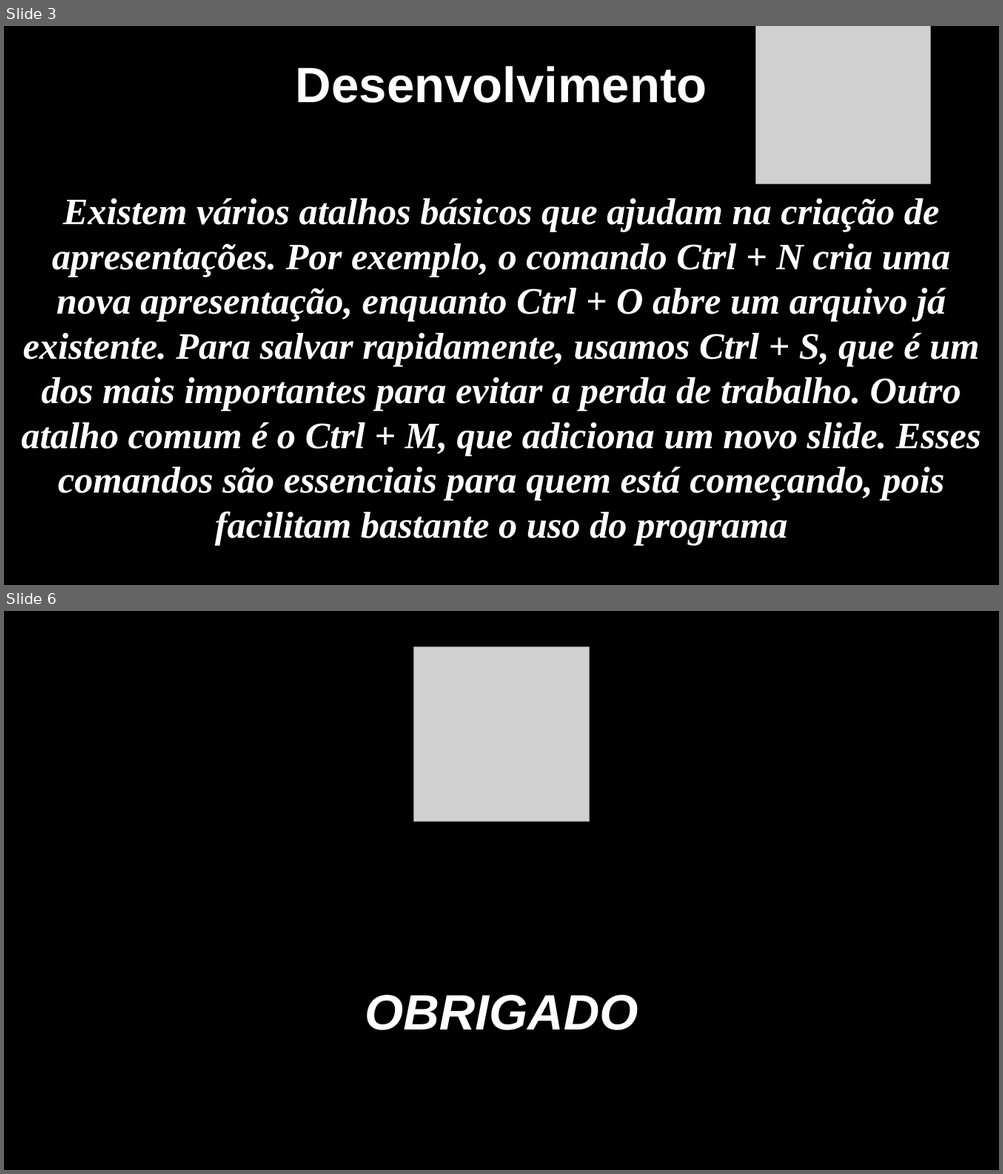
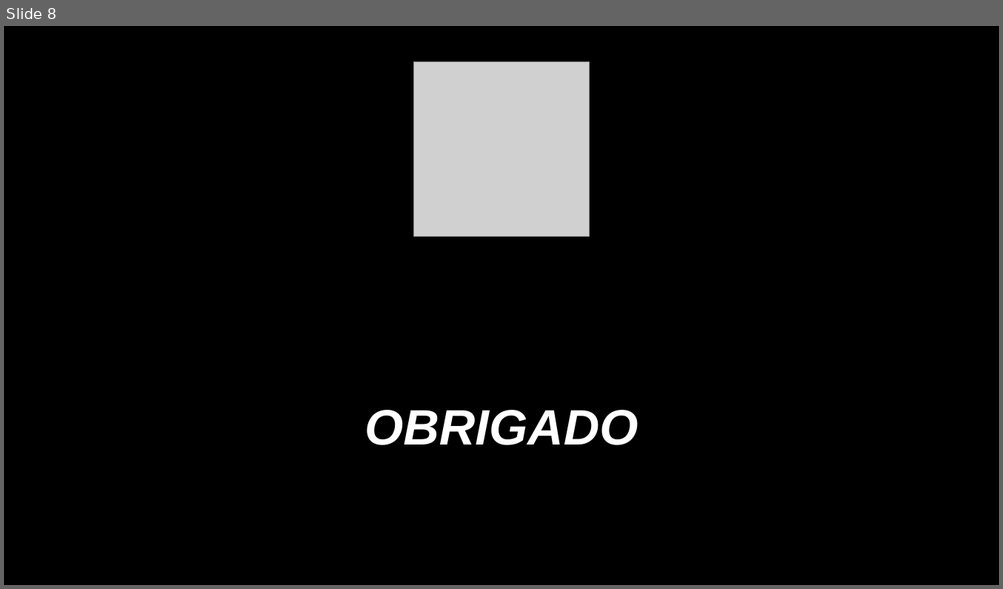
Before and after one commit to CauaReck/ptic, a slide deck: Cauã Reck Mello 1DS.pptx. Shown one above the other, each under a label of ours: slides 3 and 6 before the commit, slide 8 after it; the slides between them are not shown. The pictures are 1003x1174 and 1003x589 pixels, drawn with LibreOffice and Linux fonts; fonts in the diff are those of the drawing; grey boxes stand for pictures; background and template pictures are left out. Boxes give left, top, right and bottom in pixels: in the first picture for what was removed or moved away, otherwise in the second. Text is boxed around its words. In the diff, an @@ line names an element or a change of style, - is before the commit and + after.

```diff
--- a/Cauã Reck Mello 1DS.pptx
+++ b/Cauã Reck Mello 1DS.pptx
@@ slide 3 removed at [4, 26, 999, 585], background #000000 @@
@@ picture removed at [756, 26, 930, 184] @@
@@ text removed at [296, 66, 707, 103] @@
-Desenvolvimento
@@ text removed at [21, 198, 981, 545] @@
-Existem vários atalhos básicos que ajudam na criação de apresentações. Por exemplo, o comando Ctrl + N cria uma nova apresentação, enquanto Ctrl + O abre um arquivo já existente. Para salvar rapidamente, usamos Ctrl + S, que é um dos mais importantes para evitar a perda de trabalho. Outro atalho comum é o Ctrl + M, que adiciona um novo slide. Esses comandos são essenciais para quem está começando, pois facilitam bastante o uso do programa
@@ what was slide 6 is now slide 8 @@
```
Also in this commit, not shown: 1 slide changed, 6 slides added, 3 other slides removed.
